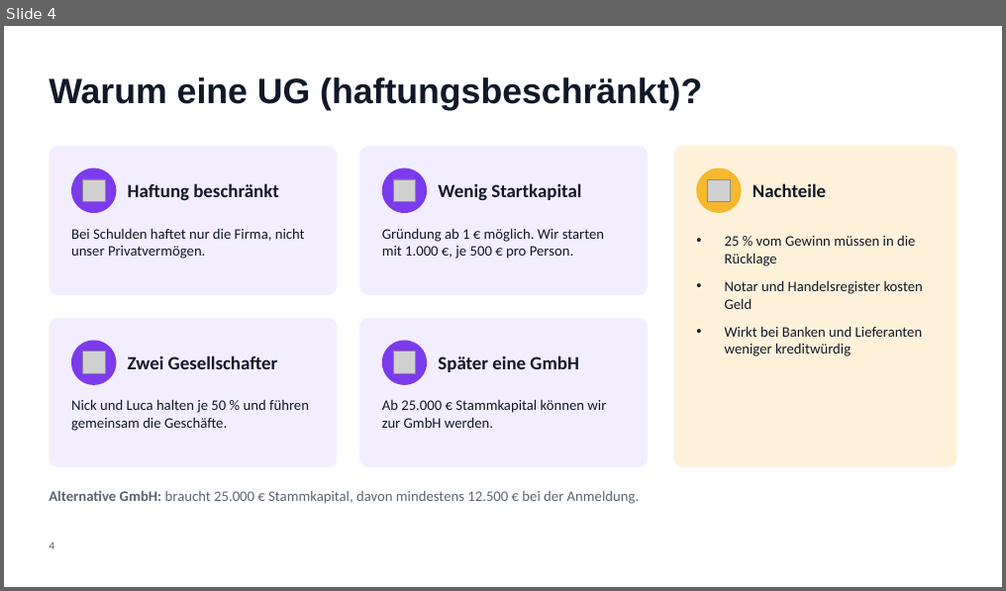
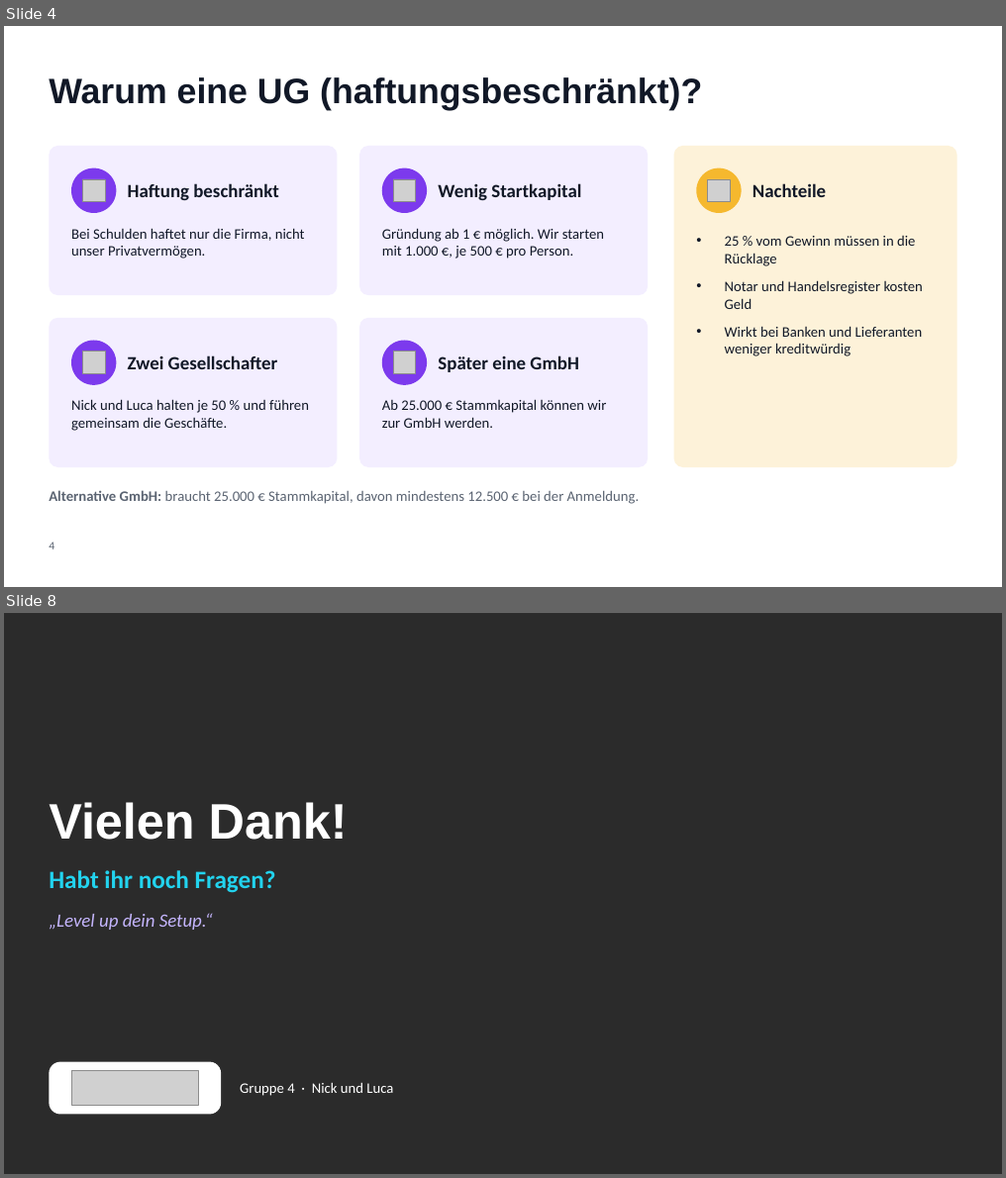
Before and after one commit to TheNickCoolst/EcomShopRepo, a slide deck: praesentation/LootLager_Praesentation.pptx. Shown one above the other, each under a label of ours: slide 4 before the commit, slides 4 and 8 after it; the slides between them are not shown. The pictures are 1006x591 and 1006x1178 pixels, drawn with LibreOffice and Linux fonts; fonts in the diff are those of the drawing; grey boxes stand for pictures; background and template pictures are left out; a plain dark background stands for a picture behind light text. Boxes give left, top, right and bottom in pixels: in the first picture for what was removed or moved away, otherwise in the second. Text is boxed around its words. In the diff, an @@ line names an element or a change of style, - is before the commit and + after.

```diff
--- a/praesentation/LootLager_Praesentation.pptx
+++ b/praesentation/LootLager_Praesentation.pptx
@@ slide 8 added at [4,613,1002,1174], background picture (left out) @@
@@ title added at [49,802,348,840], 48 pt, text #FFFFFF, bold @@
+Vielen Dank!
@@ text added at [49,870,276,893], 24 pt, text #22D3EE, bold @@
+Habt ihr noch Fragen?
@@ text added at [49,913,213,930], 18 pt, text #C4B5FD, italic @@
+„Level up dein Setup.“
@@ rounded rectangle added at [49,1062,221,1115], fill #FFFFFF @@
@@ picture added at [72,1071,199,1106] @@
@@ text added at [240,1082,393,1096], 14 pt, text #FFFFFF @@
+Gruppe 4 · Nick und Luca
```
Also in this commit, not shown: 3 slides changed, 2 other slides added, 2 slides removed, 33 other files.
